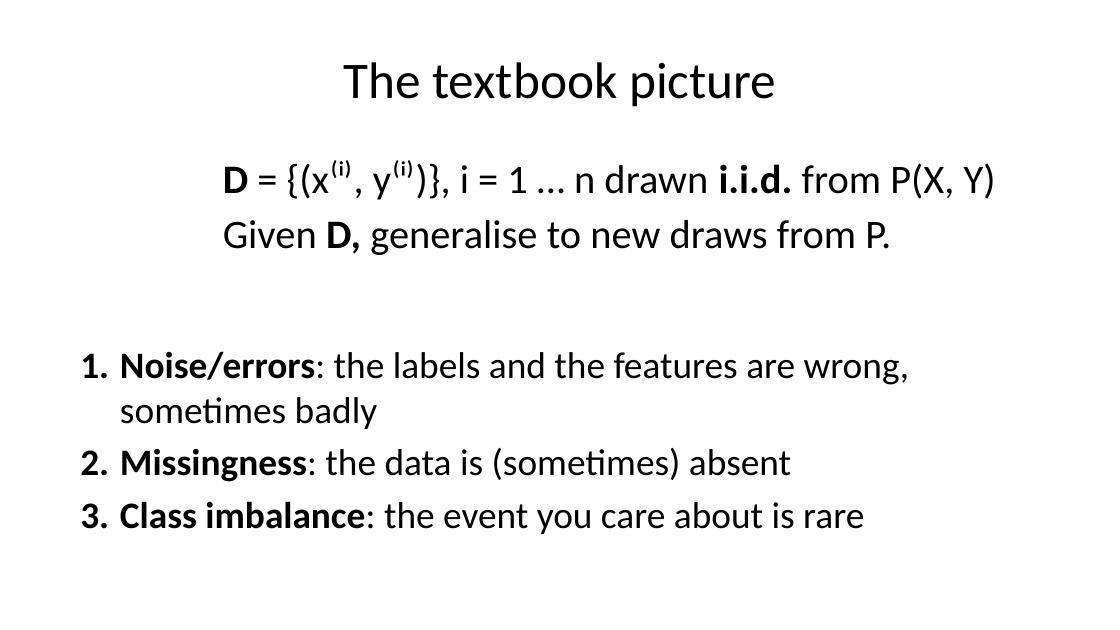
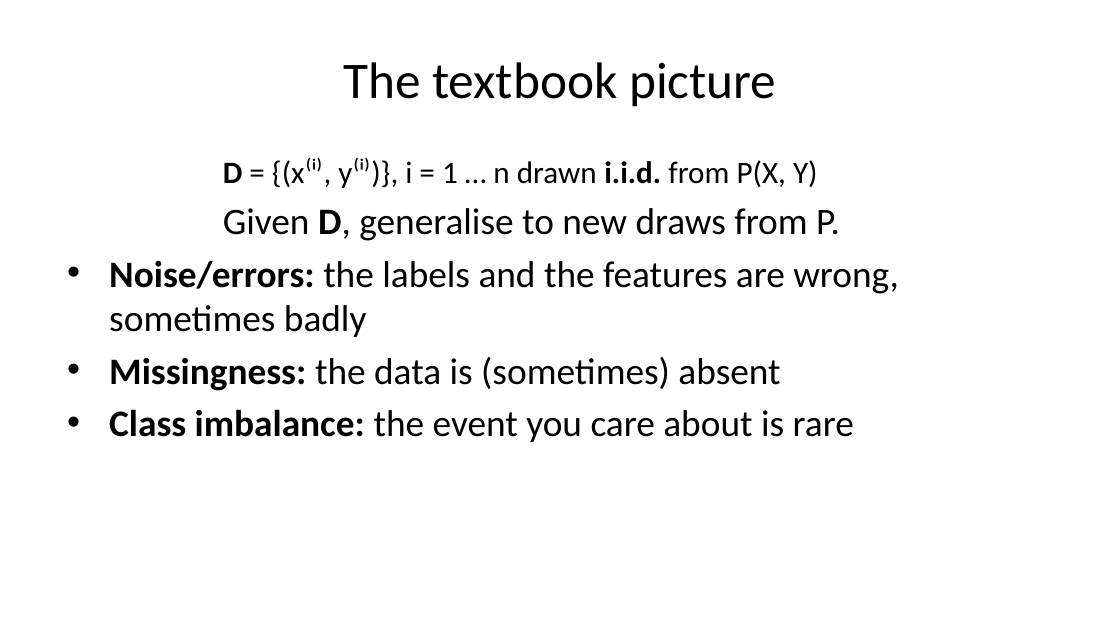
Before and after one commit to pauldubois98/AdcancedTopicsDataScience2026, a slide deck: slide 11 of Course01/slides.pptx. Drawn at 1120x630 pixels with LibreOffice and Linux fonts; fonts in the diff are those of the drawing. Boxes give left, top, right and bottom in pixels: in the first picture for what was removed or moved away, otherwise in the second. Text is boxed around its words. In the diff, an @@ line names an element or a change of style, - is before the commit and + after.

```diff
--- a/Course01/slides.pptx
+++ b/Course01/slides.pptx
@@ text at bbox=[223, 157, 840, 241]: size 26 to 20 pt in "D = {(x⁽ⁱ⁾, y⁽ⁱ⁾)}, i = 1 ..."; size 26 to 24 pt in "Given D, generalise to new draws from ..."; bold off in "D," @@
@@ text at bbox=[109, 260, 899, 442]: paragraphs added @@
+• Noise/errors: the labels and the features are wrong, sometimes badly
+• Missingness: the data is (sometimes) absent
+• Class imbalance: the event you care about is rare
@@ text removed at bbox=[120, 351, 910, 534] @@
-1. Noise/errors: the labels and the features are wrong, sometimes badly
-2. Missingness: the data is (sometimes) absent
-3. Class imbalance: the event you care about is rare
```
Also in this commit, not shown: 12 other slides changed, 6 slides added, 10 slides removed, 1 other file.
